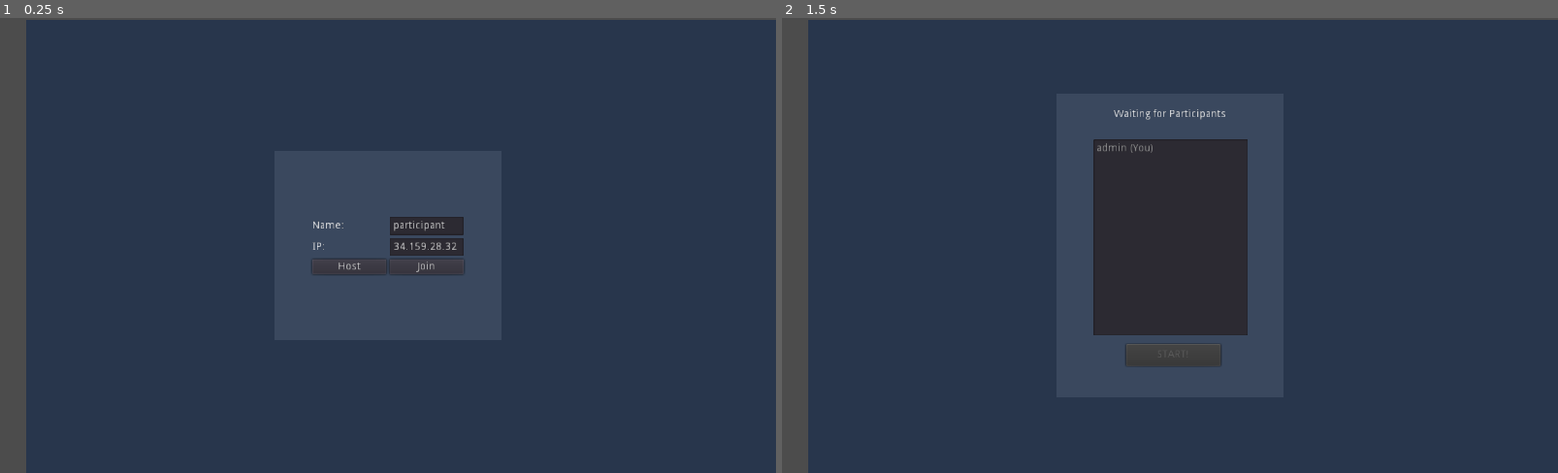
Above: before the commit, frames 1-2 (left to right).
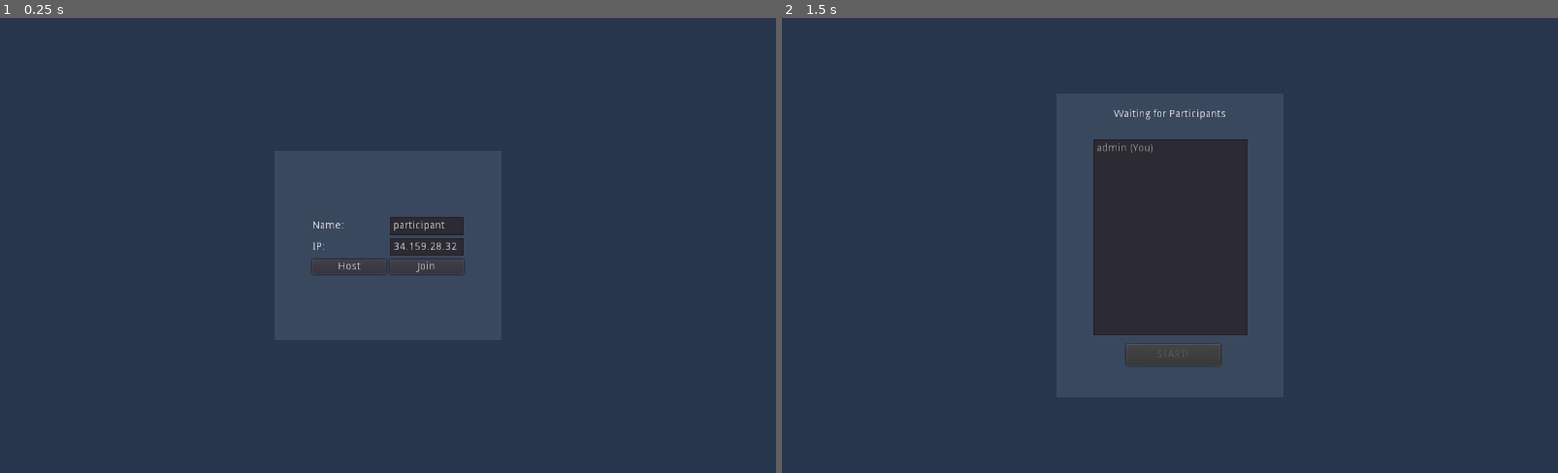
Above: after the commit, the same moments.

Repository: MinisX/Collaboration-Space
Game: Godot game, scene res://Lobby.tscn
Two runs of this game, one before a commit and one after it. Both use one fixed random seed, a clock stepped at 60 frames per second and the inputs below. The engine's default icon, where the game draws it, is replaced by a stand-in: a white triangle on a blue panel in a dark square.
Inputs:
- Up to frame 1 (0.25 s): no input
- Up to frame 2 (1.5 s): tap Enter at 0.5 s; hold Right (ui_right) 0.53-1.25 s; click "Host" at 1.25 s

The runs differ from the first frame. In frame 1, 3.8% of the frame differs, in the area x 0-100%, y 0-100%; in frame 2, 3.8%.

Commit message:
networking

Diff:
--- a/Tutorials/proto/Lobby.gd
+++ b/Tutorials/proto/Lobby.gd
@@ -22,13 +22,7 @@
 	join_button.connect("pressed", self, "_on_join_pressed")
 	# defult name and default ip
 	name_input.text = "participant"
-	ip_input.text = "34.159.28.32"\
-
-	# REMOVE ON CLIENT SIDE
-	Meeting.host_meeting("admin")
-	refresh_lobby()
-	yield(get_tree().create_timer(10.0), "timeout")
-	Meeting.start_meeting()
+	ip_input.text = "34.159.28.32"
 
 # Called when the node enters the scene tree for the first time.
 func _enter_tree():
--- a/Tutorials/proto/Lobby.tscn
+++ b/Tutorials/proto/Lobby.tscn
@@ -12,10 +12,6 @@
 [node name="Background" type="ColorRect" parent="."]
 anchor_right = 1.0
 anchor_bottom = 1.0
-margin_left = 34.0
-margin_top = 3.0
-margin_right = 34.0
-margin_bottom = 3.0
 color = Color( 0.157715, 0.211833, 0.296875, 1 )
 
 [node name="ConnectionPanel" type="ColorRect" parent="."]
Not shown, added: Tutorials/proto/my_project2.pck
